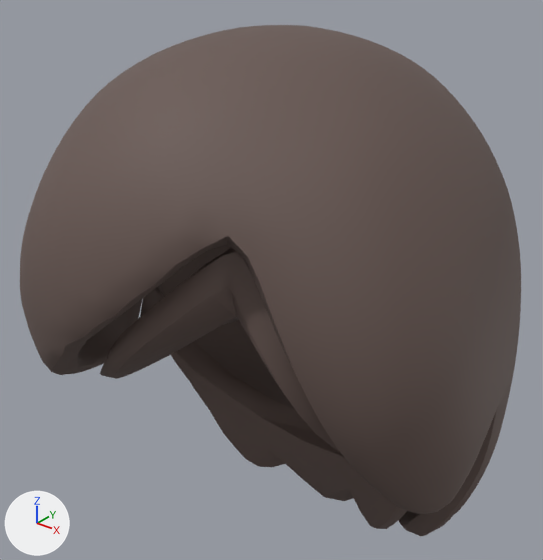
The glTF model female/sleek_bob_03/Hair_03_SleekBob.glb, before and after one commit.
Both versions are drawn from a 50 mm camera at (1.032, -1.361, 0.844) aimed at (-0.069, 0.015, -0.009). The lights are fixed; the arrows at lower left show +X, +Y and +Z. The older version comes first. Vertices at exactly the same position are counted once.

The older version as bpy lines, for what is in view:
```python
me_hair_03_sleekbob = bpy.data.meshes.new('Hair_03_SleekBob')
me_hair_03_sleekbob.from_pydata(...)  # 6174 vertices, 12344 faces; spans x -0.593..0.592, y -0.613..0.617, z -0.866..0.629
me_hair_03_sleekbob.materials.append(mat_sleekbob_darkbrown)  # brown #675651
ob_hair_03_sleekbob = bpy.data.objects.new('Hair_03_SleekBob', me_hair_03_sleekbob)
ob_hair_03_sleekbob.location = (0.0, 0.0, 0.0)
```
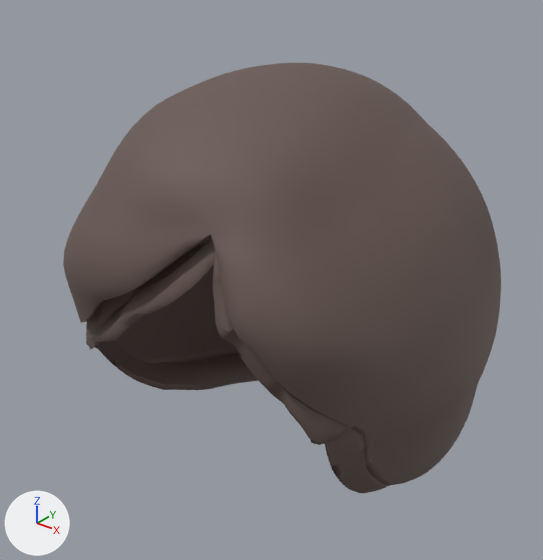
Location of each change, (x1, y1, x2, y2) in pixels of the pictures (543 x 560 px):
'Hair_03_SleekBob', reshaped (13% narrower, 16% shorter): before (20, 25, 521, 536); after (63, 63, 501, 493)
part 1 of me_hair_03_sleekbob, rebuilt (13% narrower, 17% shorter): before (20, 25, 521, 536); after (63, 63, 501, 485)
part 2 of me_hair_03_sleekbob, rebuilt: before (100, 248, 407, 529); after (86, 240, 390, 493)

The edits, one by one:
me_hair_03_sleekbob is used by ob_hair_03_sleekbob; location (0.0, 0.0, 0.0).
me_hair_03_sleekbob had 6174 vertices, 12344 faces and spanned x -0.593..0.592, y -0.613..0.617, z -0.866..0.629.
me_hair_03_sleekbob now has 5246 vertices, 10488 faces and spans x -0.512..0.512, y -0.527..0.525, z -0.493..0.543.
me_hair_03_sleekbob part 1: the loose piece of 5540 vertices spanning x -0.593..0.592, y -0.613..0.617, z -0.866..0.629 is rebuilt with 4602 vertices and now spans x -0.512..0.512, y -0.527..0.525, z -0.454..0.543.
me_hair_03_sleekbob part 2: the loose piece of 634 vertices spanning x -0.502..0.502, y -0.525..0.273, z -0.845..0.306 is rebuilt with 644 vertices and now spans x -0.416..0.418, y -0.502..0.434, z -0.493..0.397.
